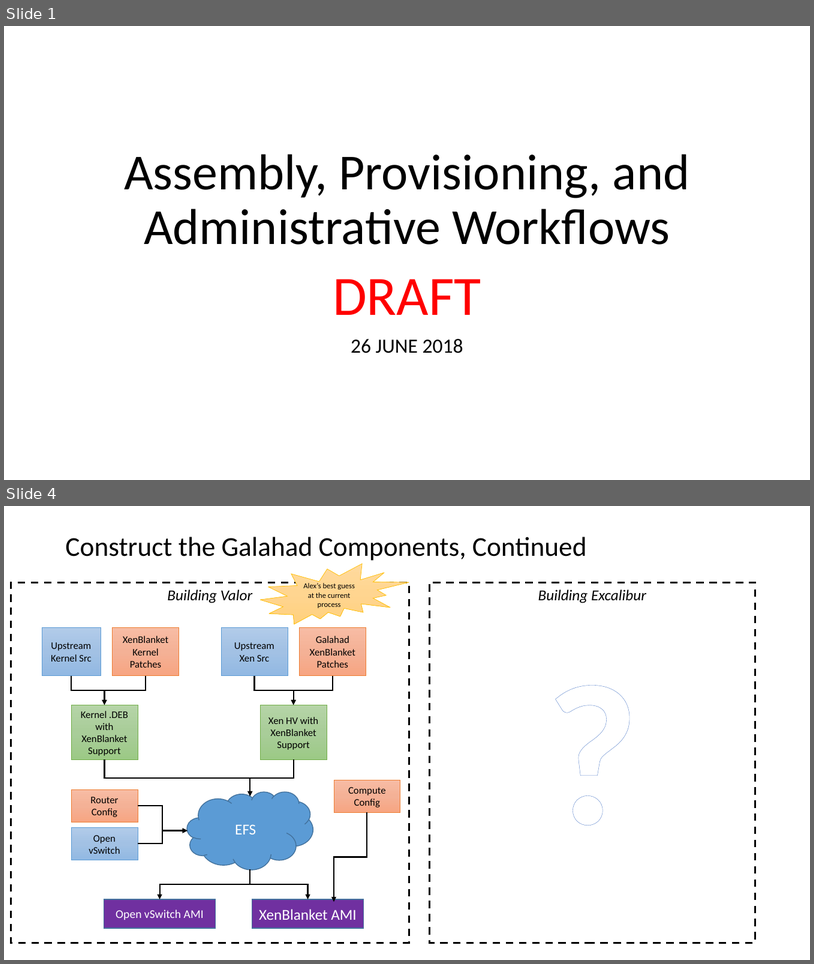
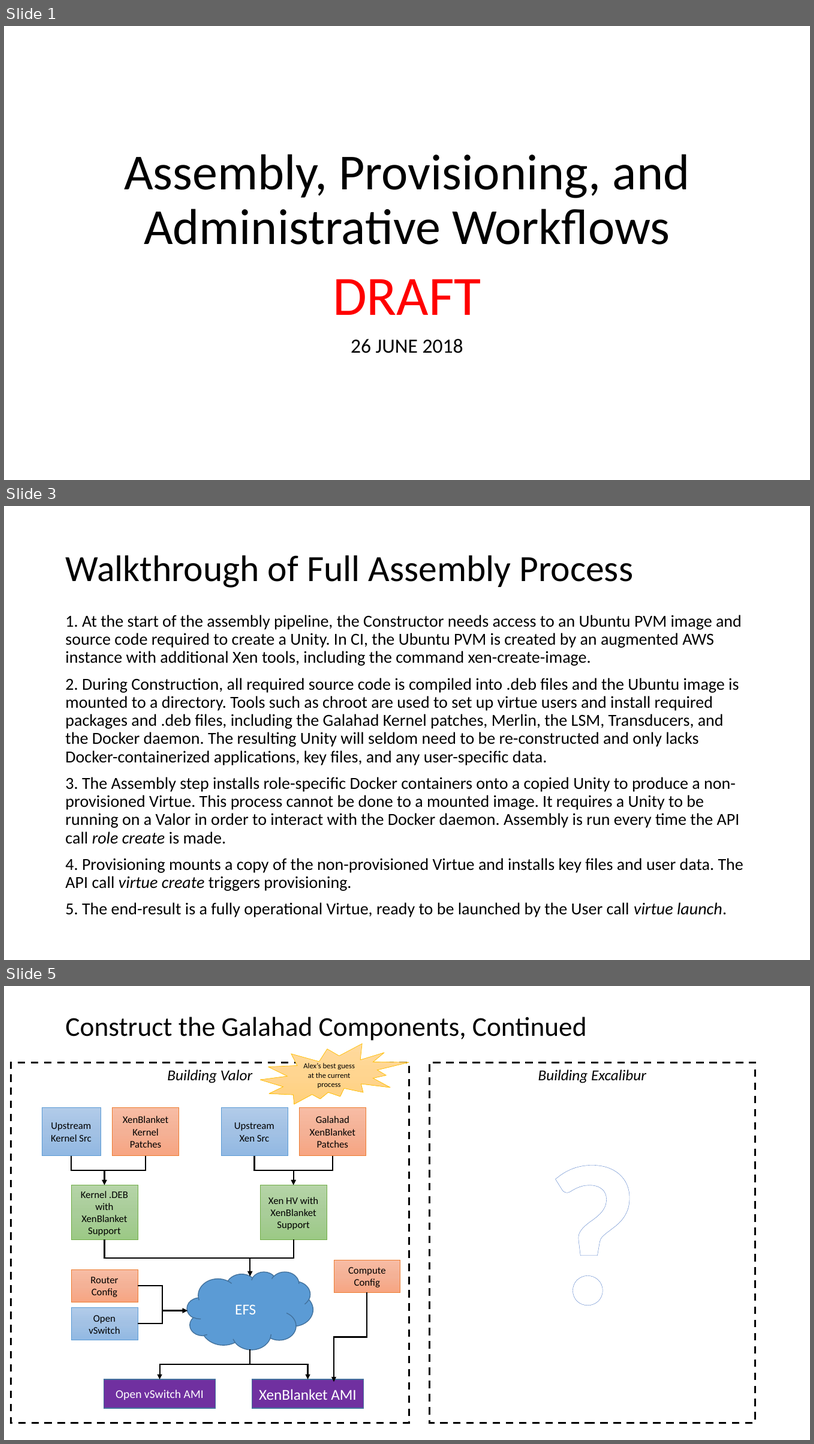
Before and after one commit to UTSA-ICS/galahad, a slide deck: docs/design/assembly-and-provisioning.pptx. Shown one above the other, each under a label of ours: slides 1 and 4 before the commit, slides 1, 3 and 5 after it; the slides between them are not shown. The pictures are 814x964 and 814x1444 pixels, drawn with LibreOffice and Linux fonts; fonts in the diff are those of the drawing. Boxes give left, top, right and bottom in pixels: in the first picture for what was removed or moved away, otherwise in the second. Text is boxed around its words. In the diff, an @@ line names an element or a change of style, - is before the commit and + after.

Commit message:
Added unity-net installation to constructor     Added unity-net.sh and unity-net.service to assembler/payload/ Removed ValorEFSServer from Cloud-init and setup Added XenPVMBuilder to Cloud-init     Added setup_base_ubuntu_pvm.sh to install xen-tools and run xen-create-image         Added working sources.list and xm.tmpl as workaround for xen-create-image bugs on Xenblanket     Added setup_ubuntu_img() and setup_unity_img() to setup.py     Updated docs/design/assembly-and-provisioning.pptx Added basic multi-threading to setup.py. Now, up to three threads run at once.

```diff
--- a/docs/design/assembly-and-provisioning.pptx
+++ b/docs/design/assembly-and-provisioning.pptx
@@ slide 3 added at bbox=[4, 506, 810, 960], background #FFFFFF @@
@@ title added at bbox=[65, 555, 634, 588], 44 pt, text #000000 @@
+Walkthrough of Full Assembly Process
@@ text added at bbox=[65, 615, 744, 917], 20 pt, text #000000 @@
+1. At the start of the assembly pipeline, the Constructor needs access to an Ubuntu PVM image and source code required to create a Unity. In CI, the Ubuntu PVM is created by an augmented AWS instance with additional Xen tools, including the command xen-create-image.
+2. During Construction, all required source code is compiled into .deb files and the Ubuntu image is mounted to a directory. Tools such as chroot are used to set up virtue users and install required packages and .deb files, including the Galahad Kernel patches, Merlin, the LSM, Transducers, and the Docker daemon. The resulting Unity will seldom need to be re-constructed and only lacks Docker-containerized applications, key files, and any user-specific data.
+3. The Assembly step installs role-specific Docker containers onto a copied Unity to produce a non-provisioned Virtue. This process cannot be done to a mounted image. It requires a Unity to be running on a Valor in order to interact with the Docker daemon. Assembly is run every time the API call role create is made.
+4. Provisioning mounts a copy of the non-provisioned Virtue and installs key files and user data. The API call virtue create triggers provisioning.
+5. The end-result is a fully operational Virtue, ready to be launched by the User call virtue launch.
@@ what was slide 4 is now slide 5 @@
```
Also in this commit, not shown: 2 slides changed, 8 other files.
